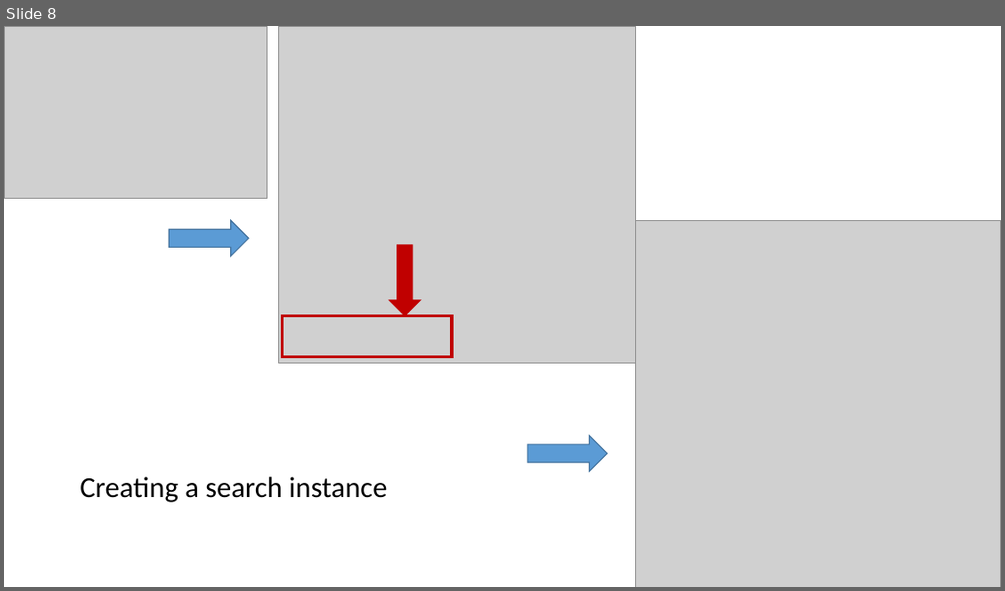
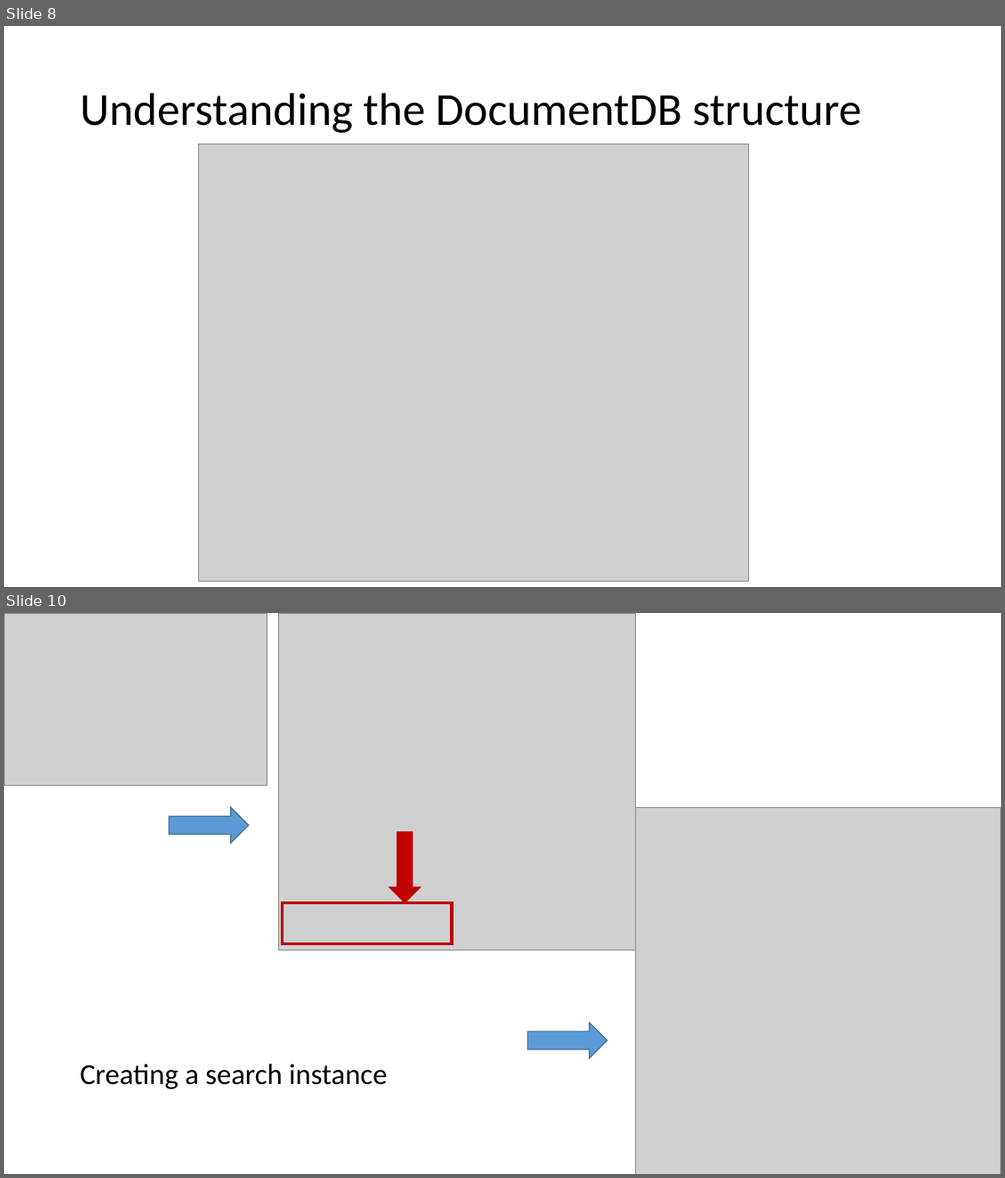
Before and after one commit to asiemer/AzureAustin-20140917, a slide deck: docs/20140917-AzureSearch-DocumentDB.pptx. Shown one above the other, each under a label of ours: slide 8 before the commit, slides 8 and 10 after it; the slides between them are not shown. The pictures are 1005x591 and 1005x1178 pixels, drawn with LibreOffice and Linux fonts; fonts in the diff are those of the drawing; grey boxes stand for pictures. Boxes give left, top, right and bottom in pixels: in the first picture for what was removed or moved away, otherwise in the second. Text is boxed around its words. In the diff, an @@ line names an element or a change of style, - is before the commit and + after.

```diff
--- a/docs/20140917-AzureSearch-DocumentDB.pptx
+++ b/docs/20140917-AzureSearch-DocumentDB.pptx
@@ slide 8 added at box(4, 26, 1001, 587), background #FFFFFF @@
@@ title added at box(80, 93, 861, 133), 44 pt, text #000000 @@
+Understanding the DocumentDB structure
@@ picture added at box(198, 143, 748, 580) @@
@@ what was slide 8 is now slide 10 @@
```
Also in this commit, not shown: 1 slide changed, 1 other slide added, 3 other files.
